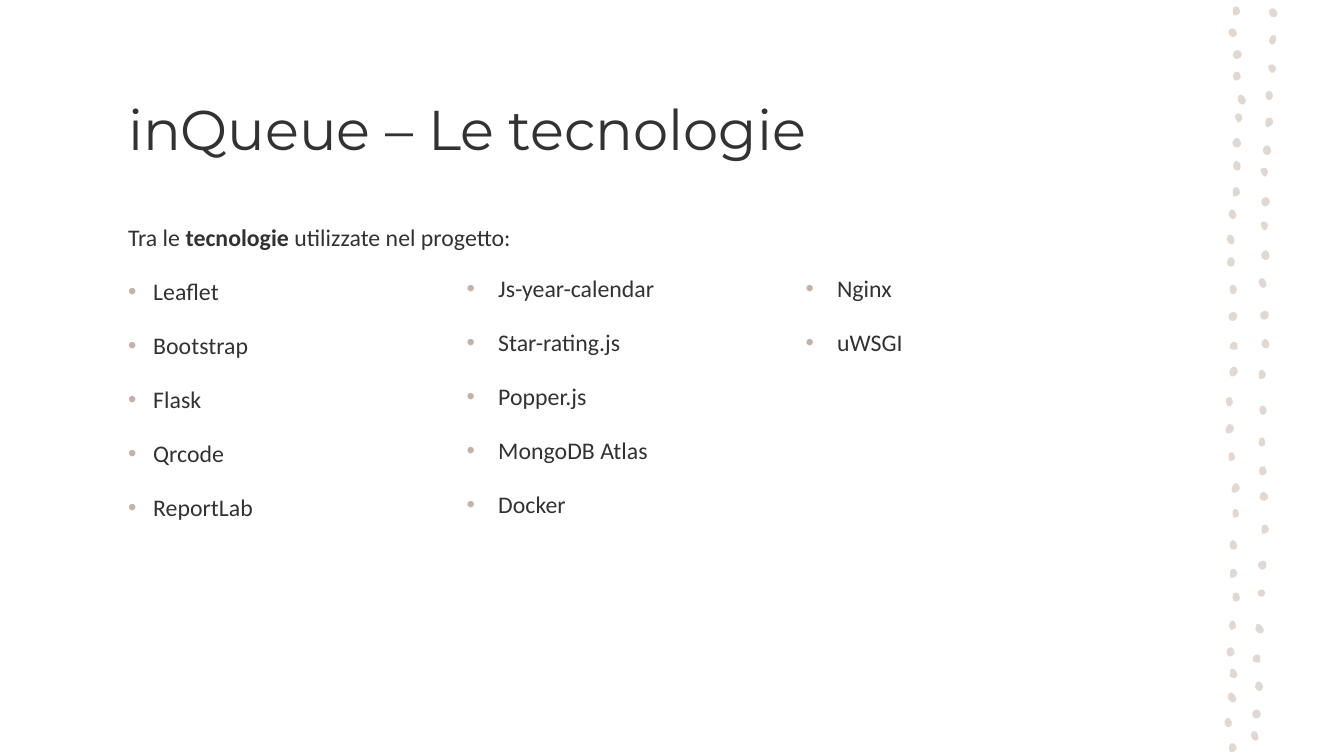
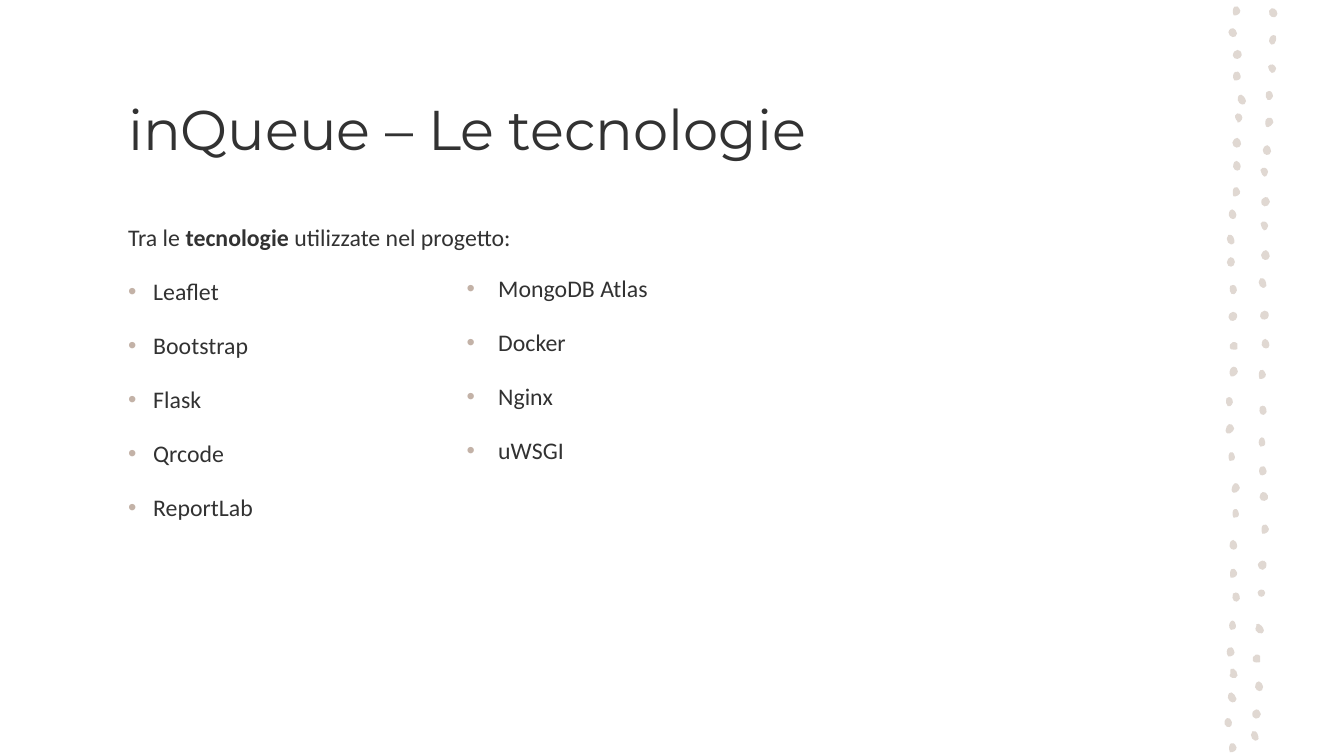
Before and after one commit to frncp/InQueue, a slide deck: slide 7 of slides/inQueue.pptx. Drawn at 1344x756 pixels with LibreOffice and Linux fonts; fonts in the diff are those of the drawing. Boxes give left, top, right and bottom in pixels: in the first picture for what was removed or moved away, otherwise in the second. Text is boxed around its words. In the diff, an @@ line names an element or a change of style, - is before the commit and + after.

```diff
--- a/slides/inQueue.pptx
+++ b/slides/inQueue.pptx
@@ text at [498, 280, 654, 409]: paragraphs removed @@
-• Js-year-calendar
-• Star-rating.js
-• Popper.js
@@ text removed at [837, 280, 903, 351] @@
-• Nginx
-• uWSGI
@@ text at [498, 388, 564, 459]: paragraphs added @@
+• Nginx
+• uWSGI
```
Also in this commit, not shown: 5 other slides changed, 1 other file.
